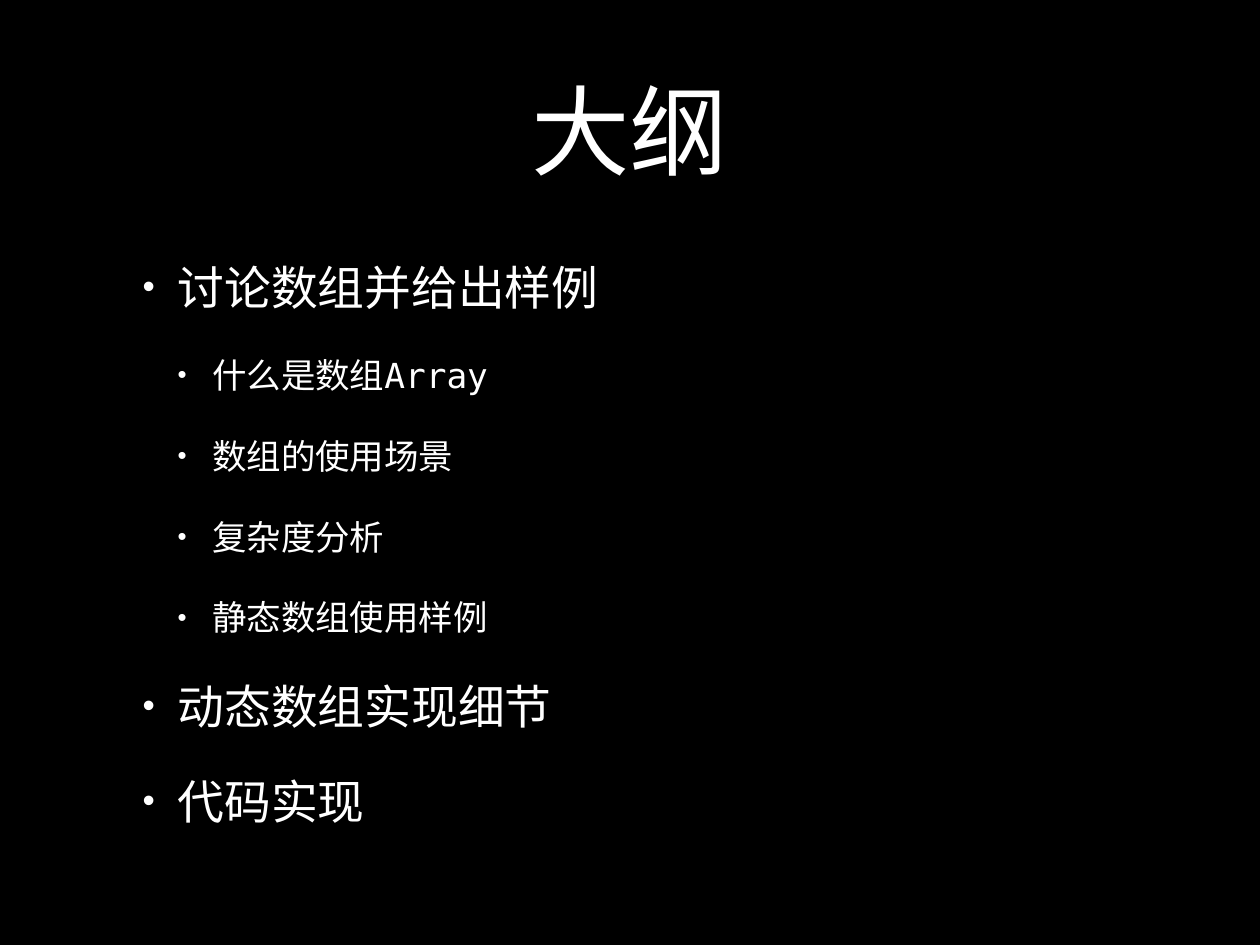
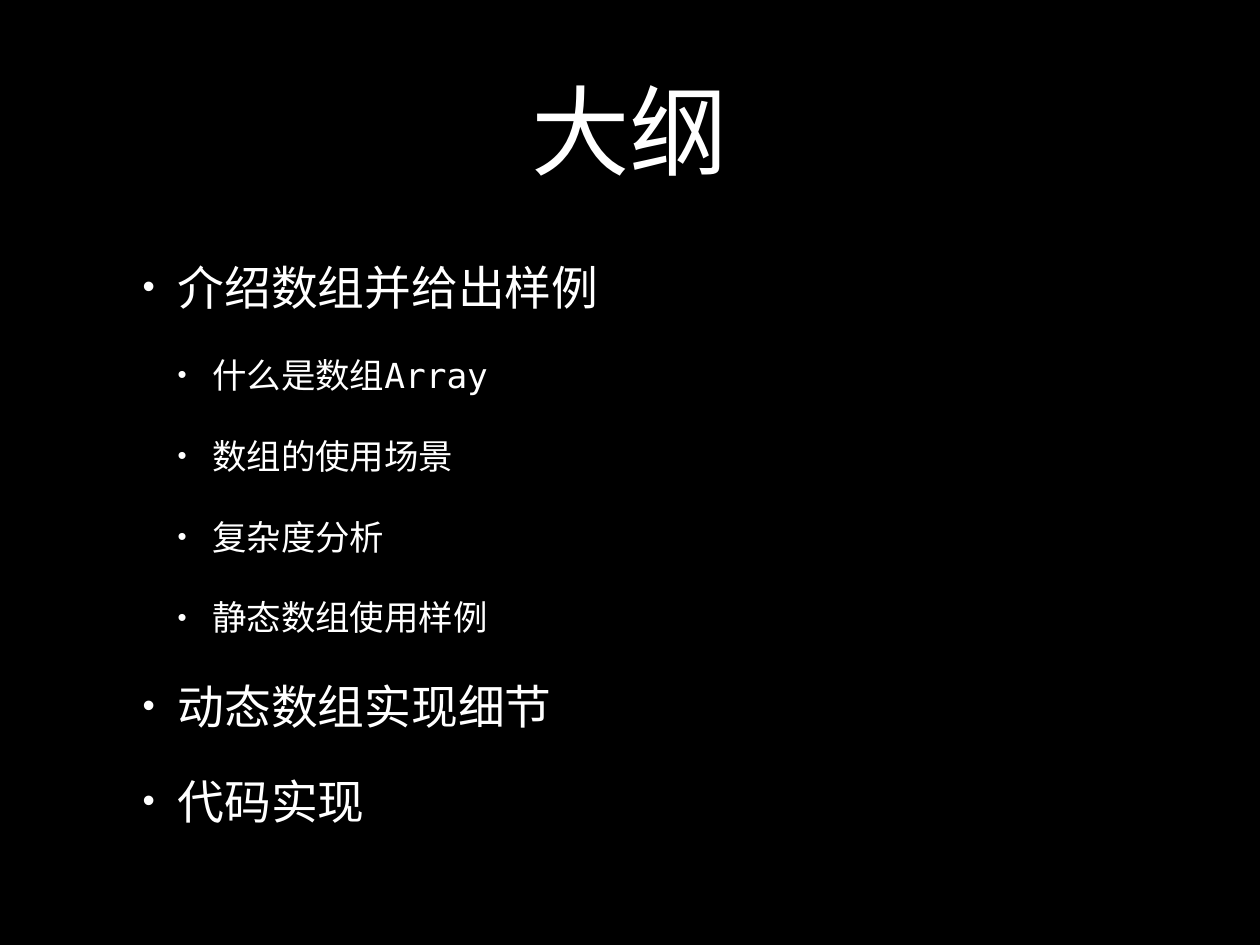
Before and after one commit to spring2go/Algorithms, a slide deck: slide 2 of slides/datastructures/dynamic_array/Arrays.pptx. Drawn at 1260x945 pixels with LibreOffice and Linux fonts; fonts in the diff are those of the drawing. Boxes give left, top, right and bottom in pixels: in the first picture for what was removed or moved away, otherwise in the second. Text is boxed around its words. In the diff, an @@ line names an element or a change of style, - is before the commit and + after.

```diff
--- a/slides/datastructures/dynamic_array/Arrays.pptx
+++ b/slides/datastructures/dynamic_array/Arrays.pptx
@@ text at [178,265,599,309]: text changed @@
-• 讨论数组并给出样例
+• 介绍数组并给出样例
```
Also in this commit, not shown: 1 other slide changed, 3 other files.
